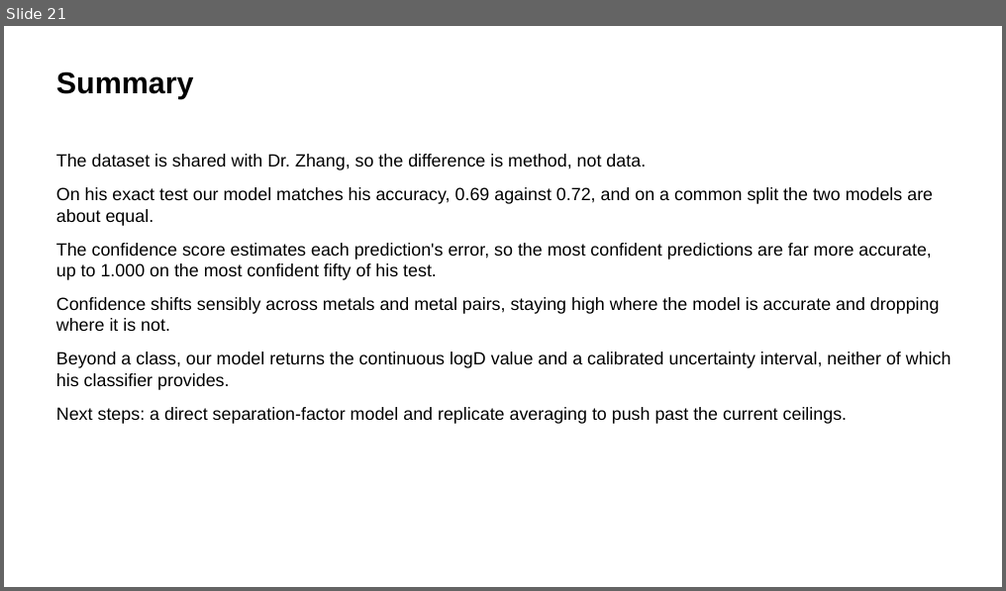
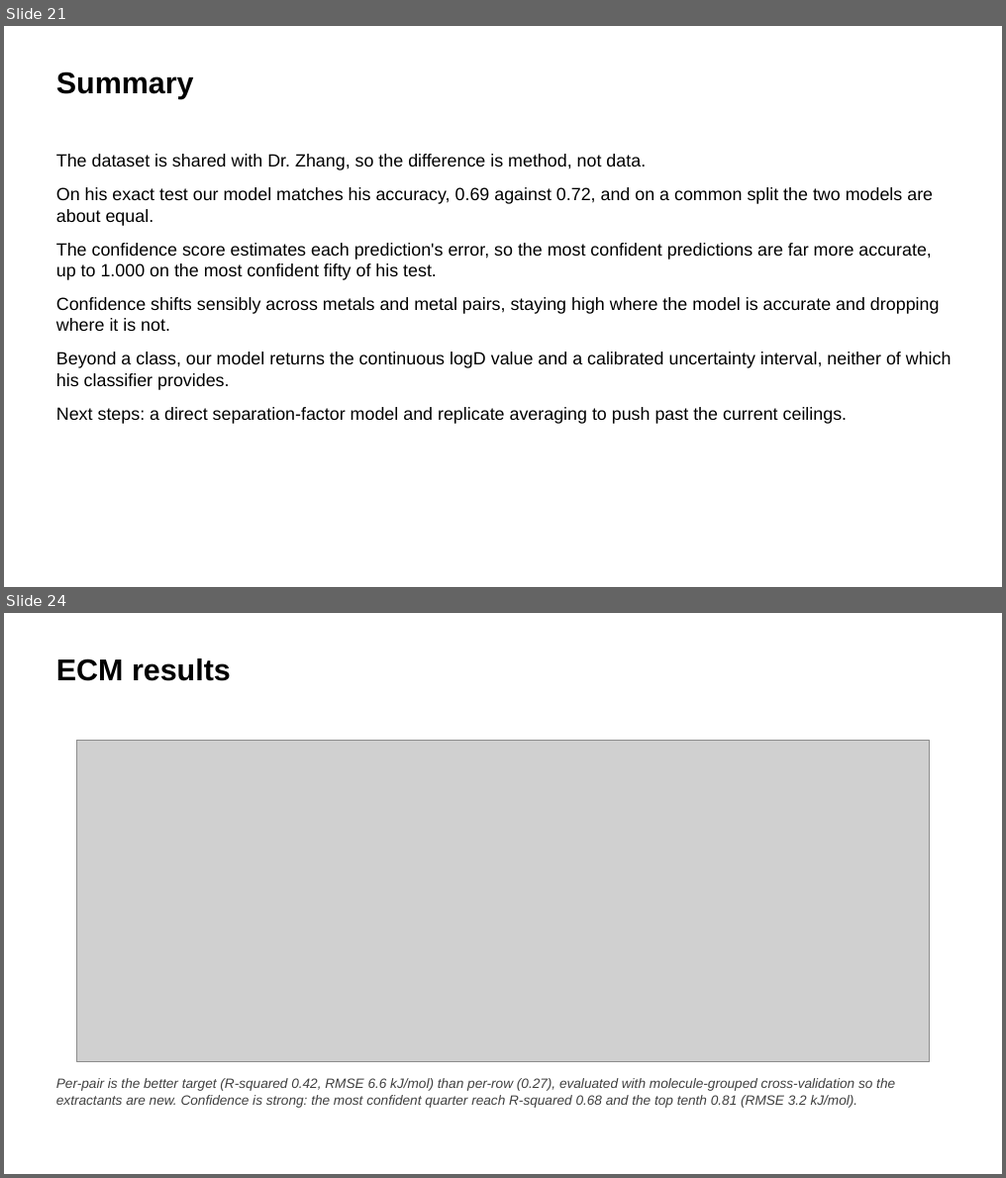
Before and after one commit to SkyEpstein/Machine-learning-to-separate-f-elements-2, a slide deck: docs/REE_Results_Slides_Final.pptx. Shown one above the other, each under a label of ours: slide 21 before the commit, slides 21 and 24 after it; the slides between them are not shown. The pictures are 1006x591 and 1006x1178 pixels, drawn with LibreOffice and Linux fonts; fonts in the diff are those of the drawing; grey boxes stand for pictures. Boxes give left, top, right and bottom in pixels: in the first picture for what was removed or moved away, otherwise in the second. Text is boxed around its words. In the diff, an @@ line names an element or a change of style, - is before the commit and + after.

```diff
--- a/docs/REE_Results_Slides_Final.pptx
+++ b/docs/REE_Results_Slides_Final.pptx
@@ slide 24 added at (4,613,1002,1174), background #FFFFFF @@
@@ text added at (56,659,231,681), 29 pt, text #000000, bold @@
+ECM results
@@ picture added at (76,741,930,1062) @@
@@ text added at (56,1078,895,1108), 13 pt, text #404040, italic @@
+Per-pair is the better target (R-squared 0.42, RMSE 6.6 kJ/mol) than per-row (0.27), evaluated with molecule-grouped cross-validation so the extractants are new. Confidence is strong: the most confident quarter reach R-squared 0.68 and the top tenth 0.81 (RMSE 3.2 kJ/mol).
```
Also in this commit, not shown: 2 other slides added, 2 other files.
